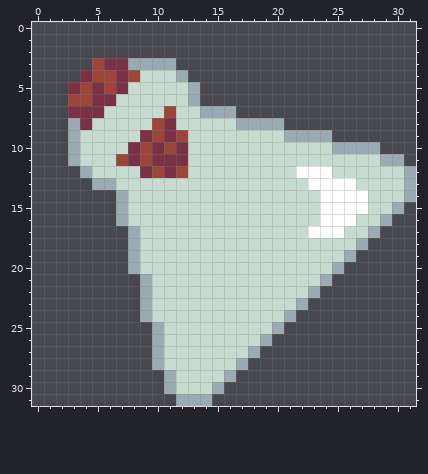
A pixel-art sprite gets an edit: assets/sprites/potions/base_triangle.png. The first picture shows the starting point.
The file is 32x32 pixels.
Now the later version:
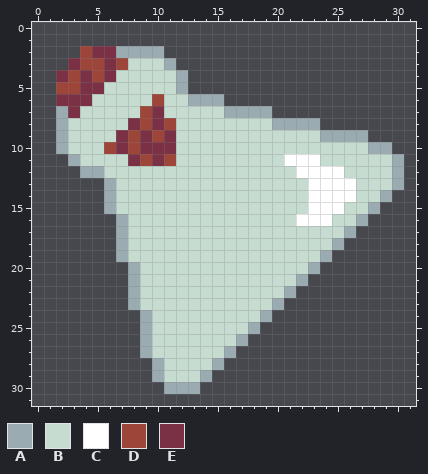
Palette (. is transparent): A #9babb2  B #c7dcd0  C #ffffff  D #9e4539  E #7a3045
What changed:
y 2: x 4..10 ....... -> DEEAAAA
y 3: x 3..4 .. -> ED; x 7..10 EAAA -> DBBB
y 4: x 2..3 .. -> ED; x 6..8 DED -> EBB
y 5: x 2..4 .ED -> DDE; x 6..7 DE -> BB; x 12..13 BA -> A.
y 6: x 2..6 .DDEE -> EEEBB; x 10 B -> D; x 14..15 .. -> AA
y 7: x 2 . -> A; x 4..5 EE -> BB; x 9..11 BBD -> DEB; x 14..15 AA -> BB; x 17..19 ... -> AAA
y 8: x 2..4 .AE -> ABB; x 8..11 BBDE -> EDED; x 17..19 AAA -> BBB; x 21..23 ... -> AAA
y 9: x 2..3 .A -> AB; x 7..8 BB -> ED; x 12 D -> B; x 21..23 AAA -> BBB; x 25..27 ... -> AAA
y 10: x 2..3 .A -> AB; x 6..9 BBED -> DEDE; x 11..12 DE -> EB; x 25..27 AAA -> BBB; x 29 . -> A
y 11: x 7 D -> B; x 11..12 EE -> DB; x 21..23 BBB -> CCC; x 29 A -> B
y 12: x 5 B -> A; x 9..12 EDED -> BBBB; x 25 B -> C; x 30..31 BA -> A.
y 13: x 5 A -> .; x 30..31 BA -> A.
y 14: x 6..7 .A -> AB; x 23 B -> C; x 27 C -> B; x 29..31 BBA -> A..
y 15: x 6..7 .A -> AB; x 23 B -> C; x 26..30 CCBBA -> BBA..
y 16: x 22..23 BB -> CC; x 25..29 CCBBA -> BBA..
y 17: x 7..8 .A -> AB; x 23..28 CCCBBA -> BBBA..
y 18: x 7..8 .A -> AB; x 25..27 BBA -> A..
y 19: x 7..8 .A -> AB; x 24..26 BBA -> A..
y 20: x 23..25 BBA -> A..
y 21: x 8..9 .A -> AB; x 22..24 BBA -> A..
y 22: x 8..9 .A -> AB; x 21..23 BBA -> A..
y 23: x 8..9 .A -> AB; x 20..22 BBA -> A..
y 24: x 19..21 BBA -> A..
y 25: x 9..10 .A -> AB; x 18..20 BBA -> A..
y 26: x 9..10 .A -> AB; x 17..19 BBA -> A..
y 27: x 9..10 .A -> AB; x 16..18 BBA -> A..
y 28: x 15..17 BBA -> A..
y 29: x 10..11 .A -> AB; x 14..16 BBA -> A..
y 30: x 12..15 BBBA -> AA..
y 31: x 12..14 AAA -> ...
Where, in picture pixels (left, top, right, bottom), the same in both pictures:
changed: (56, 46, 416, 406)
